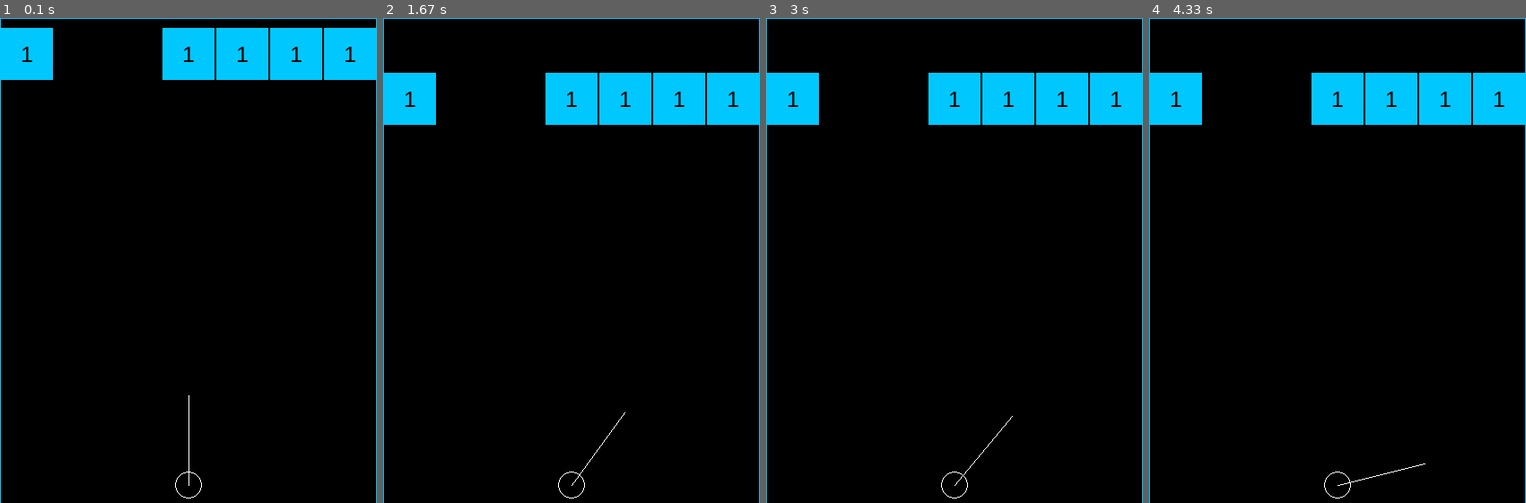
Above: before the commit, frames 1-4 (left to right).
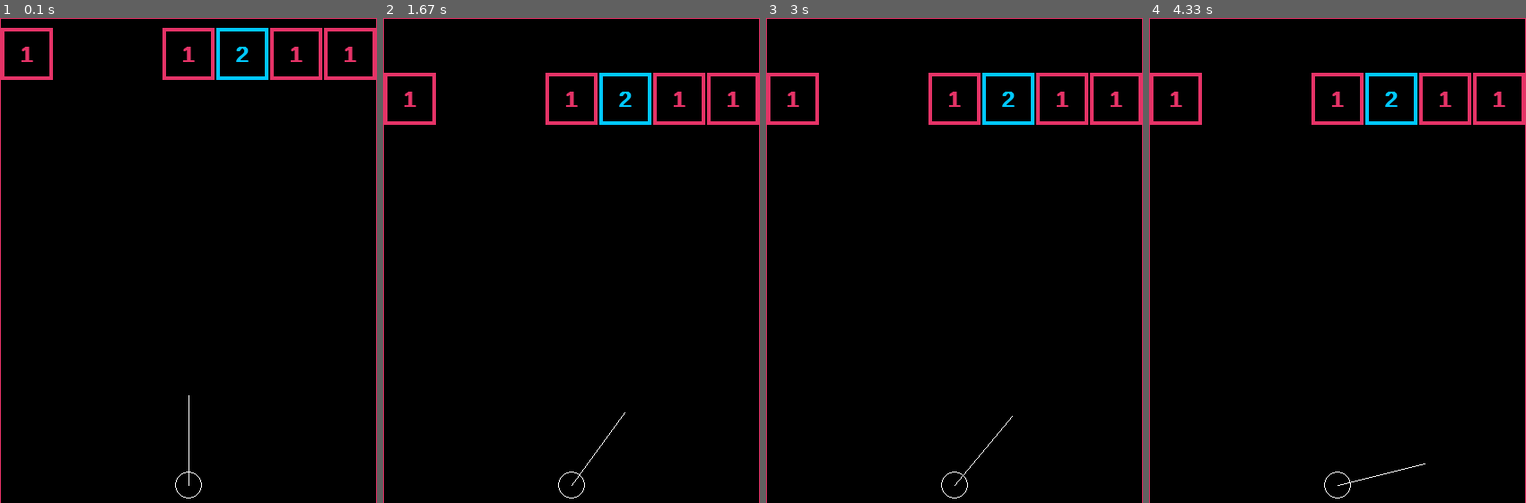
Above: after the commit, the same moments.

Repository: ba144220/pygame-collision-class
Game: pygame game, started from main.py
The game is run twice, just before and just after one commit, with the same random seed, the same clock (stepped at 60 frames per second) and the same inputs.
Inputs:
- Up to frame 1 (0.1 s): no input
- Up to frame 2 (1.67 s): hold Right 0.33-0.8 s; hold Right 0.83-1.3 s; hold Left from 1.33 s (still down)
- Up to frame 3 (3 s): release Left at 1.87 s; hold Left 1.9-2.3 s; hold Right 2.33-2.97 s
- Up to frame 4 (4.33 s): hold Left 3-3.47 s; hold Right 3.5-3.97 s; hold Right from 4 s (still down)

The runs differ from the first frame. In frame 1, 7.7% of the frame differs, in the area x 0-100%, y 0-100%; in frame 2, 7.7%; in frame 3, 7.7%; in frame 4, 7.7%.

Commit message:
color change

Diff:
--- a/block.py
+++ b/block.py
@@ -1,21 +1,34 @@
 import pygame, math
 
-init_color = (0,200,255)
+init_color = (229,51,103)
+init_color_double = (0,200,255)
+final_color = (247,242,100)
 
 screen_width = 420
 screen_height = 540
 
 class Block(pygame.sprite.Sprite):
-    def __init__(self, pos, size, number,  id):
+    def __init__(self, pos, size, number,  id, double=False):
         super().__init__()
         self.pos = pos
         self.image = pygame.Surface(size)
-        self.image.fill(init_color)
+
         self.rect = self.image.get_rect()
         self.rect.center = (round(pos[0]), round(pos[1]))
         self.number = number
+        self.init_number = number
 
-        self.color = init_color
+
+        if double:
+            self.init_color = init_color_double
+            self.color = init_color_double
+        else:
+            self.init_color = init_color
+            self.color = init_color
+
+        self.image.fill(self.color)
+
+
         self.x1 = round(self.rect.center[0] - self.rect.width*0.5)
         self.x2 = round(self.rect.center[0] + self.rect.width*0.5)
         self.y1 = round(self.rect.center[1] - self.rect.width*0.5)
@@ -23,6 +36,7 @@
         self.id = id
 
         self.font = pygame.font.SysFont("Arial", 25)
+        self.font.set_bold(True)
         self.textSurf = self.font.render(str(number), 1, (0,0,0))
 
         self.size = size
@@ -35,6 +49,17 @@
         if self.number == 0:
             self.kill()
 
+    def update_color(self):
+        i_c = self.init_color
+        f_c = final_color
+        i_n = self.init_number
+        c_n = self.number
+        color = [0,0,0]
+        for i in range(3):
+            color[i] = round((i_c[i]*(c_n) + f_c[i]*(i_n-c_n))/i_n)
+        self.color = (color[0], color[1], color[2])
+
+
     def update(self):
         # position related updates
         self.rect.center = (round(self.pos[0]), round(self.pos[1]))
@@ -44,8 +69,12 @@
         self.y2 = round(self.rect.center[1] + self.rect.width*0.5)
 
         # display related updates
-        self.image.fill(init_color)
-        self.textSurf = self.font.render(str(self.number), 1, (0,0,0))
+        if self.number > 0:
+            self.update_color()
+
+        self.image.fill(self.color)
+        pygame.draw.rect(self.image, (0,0,0), (4,4,self.size[0]-8, self.size[1]-8))
+        self.textSurf = self.font.render(str(self.number), 1, self.color)
         tW = self.textSurf.get_width()
         tH = self.textSurf.get_height()
         self.image.blit(self.textSurf, [self.size[0]/2 - tW/2, self.size[1]/2 - tH/2])
--- a/main.py
+++ b/main.py
@@ -23,17 +23,10 @@
 
 # Balls
 ball_group = pygame.sprite.Group()
-'''
-for i in range(20):
-    #ball = Ball((60+32*i,300-8*i), (4,-1), "ball_1.png")
-    ball = Ball((random.randrange(100, screen_width-100), random.randrange(300,screen_height-100)), (8.0,-1.0), "./ball_1.png")
-    ball_group.add(ball)
-'''
 
 # Blocks
 block_width = screen_width//7
 block_size = (block_width-2, block_width-2)
-
 block_group = pygame.sprite.Group()
 
 block_top = Block((210, -210),  (422,422), -1, -1 )
@@ -117,7 +110,10 @@
 
 
             if random.random() < prob:
-                block = Block((block_width*(i+0.5),block_width*0.5),  block_size, level,  block_id)
+                if random.random() < 0.2:
+                    block = Block((block_width*(i+0.5),block_width*0.5),  block_size, 2*level,  block_id, True)
+                else:
+                    block = Block((block_width*(i+0.5),block_width*0.5),  block_size, level,  block_id)
                 block_group.add(block)
                 block_id += 1
         state = 'move_block'
Binary file added: 遊戲畫面.jpg
